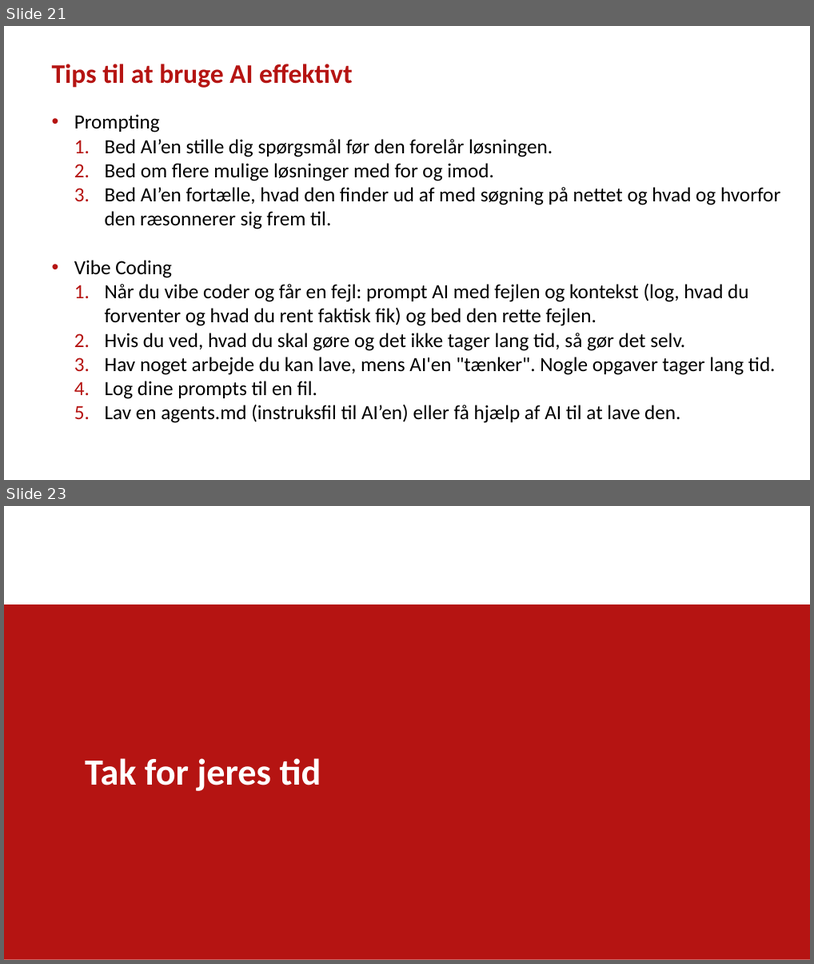
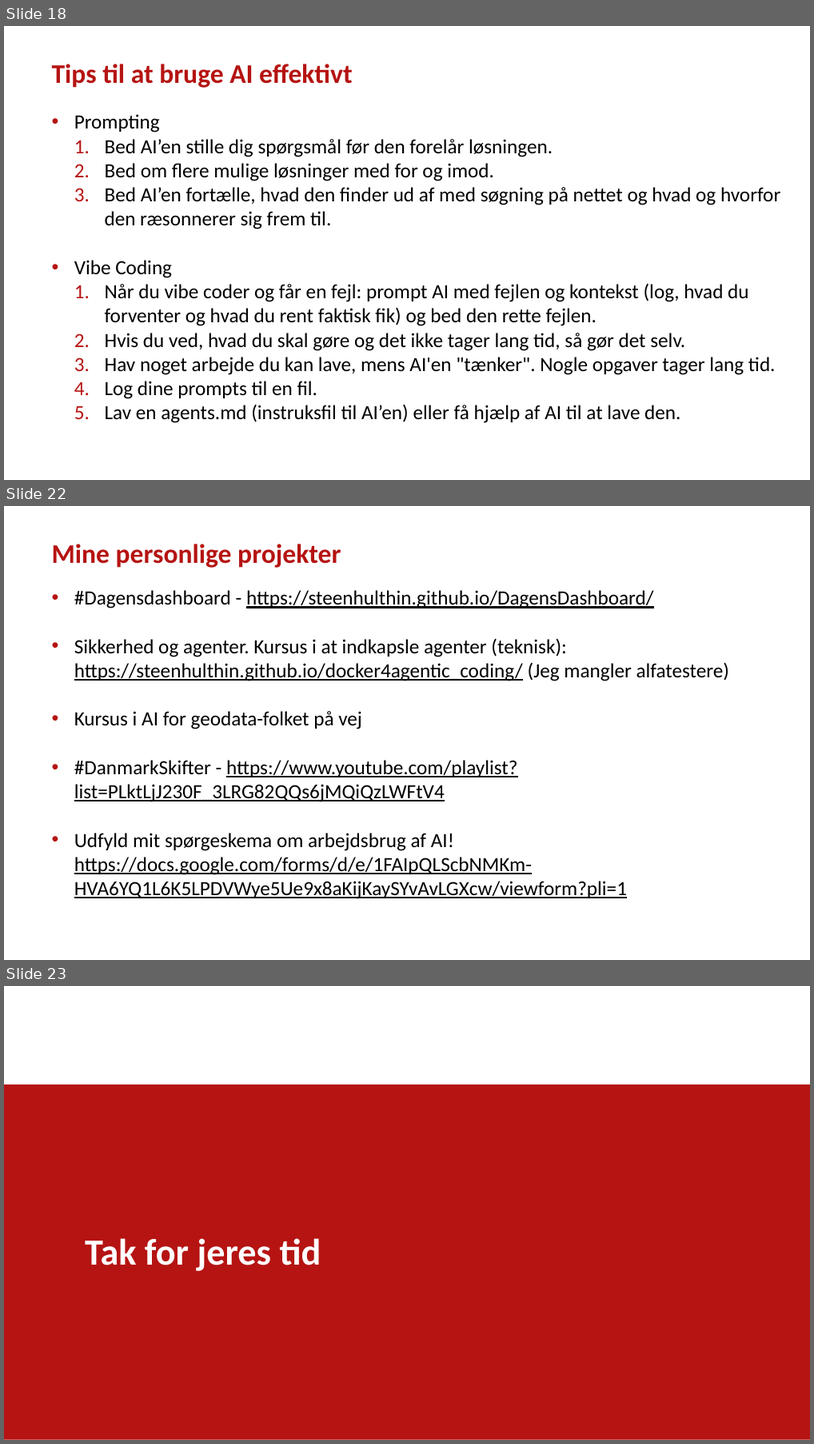
Before and after one commit to steenhulthin/DEK26_Vibe-coding-AI-assisteret-udvikling-og-ArcGIS, a slide deck: Vibe coding og AI-assisteret udvikling af geodata-dashboards - Steen Hulthin Rasmussen - SSI - 14.11.2025.pptx. Shown one above the other, each under a label of ours: slides 21 and 23 before the commit, slides 18, 22 and 23 after it; the slides between them are not shown. The pictures are 814x964 and 814x1444 pixels, drawn with LibreOffice and Linux fonts; fonts in the diff are those of the drawing; background and template pictures are left out. Boxes give left, top, right and bottom in pixels: in the first picture for what was removed or moved away, otherwise in the second. Text is boxed around its words. In the diff, an @@ line names an element or a change of style, - is before the commit and + after.

```diff
--- a/Vibe coding og AI-assisteret udvikling af geodata-dashboards - Steen Hulthin Rasmussen - SSI - 14.11.2025.pptx
+++ b/Vibe coding og AI-assisteret udvikling af geodata-dashboards - Steen Hulthin Rasmussen - SSI - 14.11.2025.pptx
@@ slide 22 added at (4,506,810,960), background #FFFFFF @@
@@ title added at (52,544,341,568), 32 pt, text #B51412, bold @@
+Mine personlige projekter
@@ text added at (74,590,730,899), 24 pt, text #000000, underline @@
+• #Dagensdashboard - https://steenhulthin.github.io/DagensDashboard/
+• Sikkerhed og agenter. Kursus i at indkapsle agenter (teknisk): https://steenhulthin.github.io/docker4agentic_coding/ (Jeg mangler alfatestere)
+• Kursus i AI for geodata-folket på vej
+• #DanmarkSkifter - https://www.youtube.com/playlist?list=PLktLjJ230F_3LRG82QQs6jMQiQzLWFtV4
+• Udfyld mit spørgeskema om arbejdsbrug af AI! https://docs.google.com/forms/d/e/1FAIpQLScbNMKm-HVA6YQ1L6K5LPDVWye5Ue9x8aKijKaySYvAvLGXcw/viewform?pli=1
@@ what was slide 21 is now slide 18 @@
```
Also in this commit, not shown: 4 slides changed, 4 other slides added, 5 slides removed, 3 other files.
